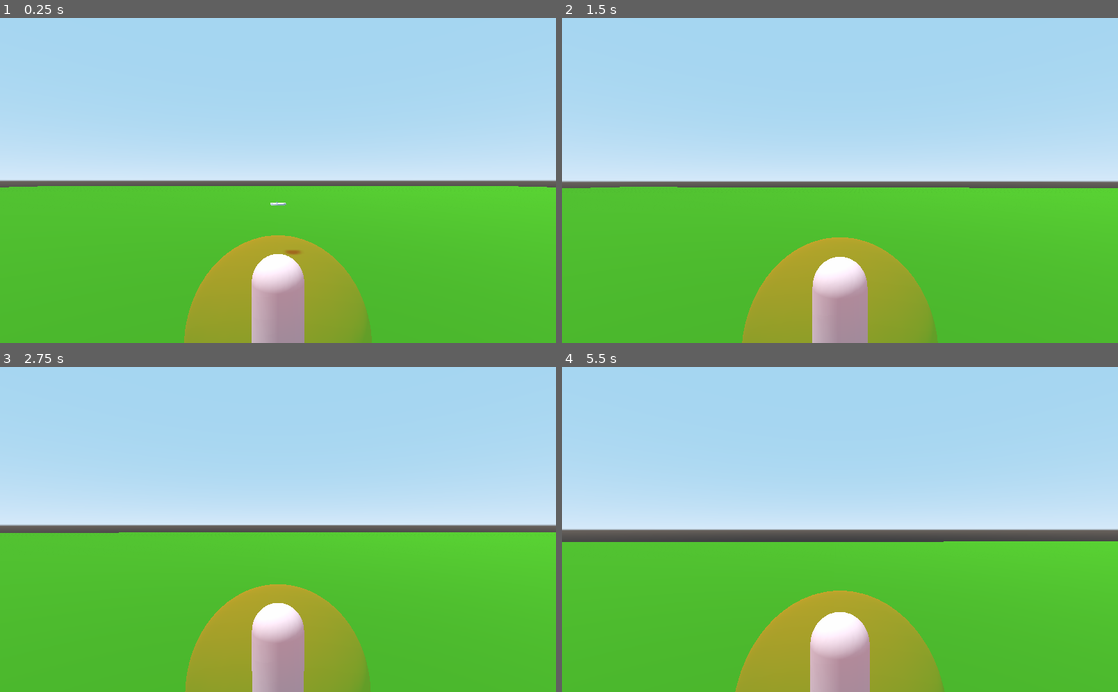
Above: before the commit, frames 1-4 (two rows, left to right).
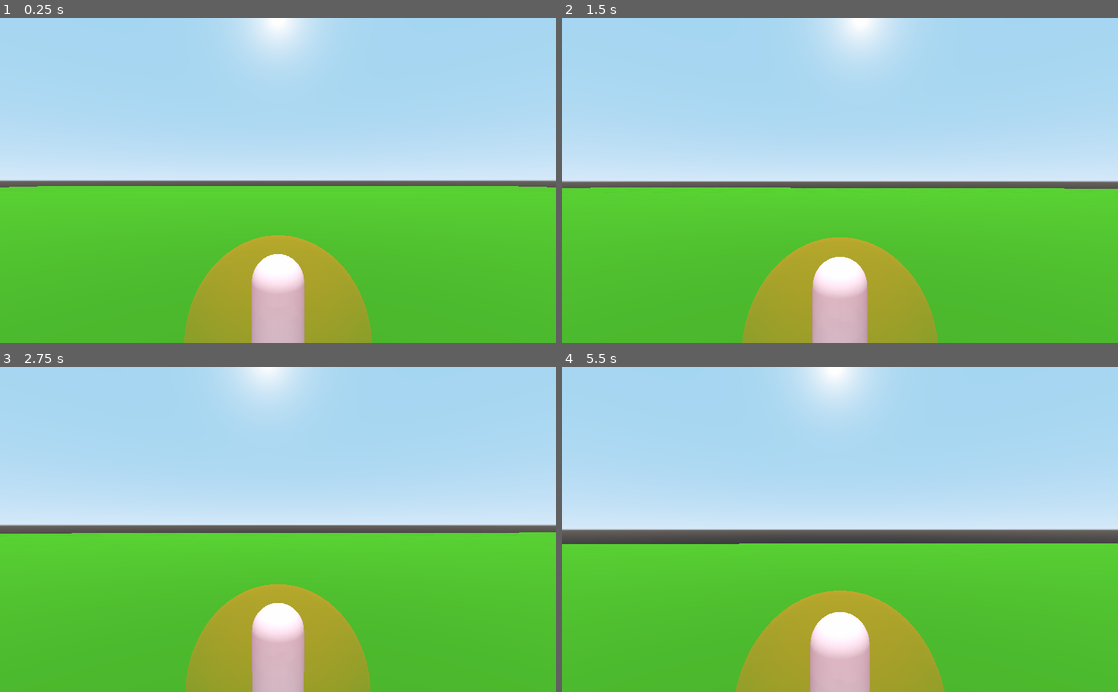
Above: after the commit, the same moments.

Repository: TheZoq2/the-frisbee-in-the-middle
Game: Godot game, scene res://scenes/frisbee_test.tscn
Two runs of this game, one before a commit and one after it. Both use one fixed random seed, a clock stepped at 60 frames per second and the inputs below.
Inputs (mouse positions are in pixels of both pictures, inside the frame that each line leads up to):
- Up to frame 1 (0.25 s): no input
- Up to frame 2 (1.5 s): move the mouse to (867, 180) at 0.52 s; hold Shift (L_Shift) 0.53-1.28 s; hold W (Move_Forward) from 0.53 s (still down); tap Space (Jump) at 0.77 s; tap Enter at 1.25 s; move the mouse to (812, 180) at 1.27 s; tap Mouse wheel down (Scroll_Down) at 1.35 s
- Up to frame 3 (2.75 s): keep holding W (Move_Forward); tap Space (Jump) at 1.52, 2 s; move the mouse to (289, 523) at 2.02 s; hold Mouse wheel up (Scroll_Up) from 2.03 s (still down)
- Up to frame 4 (5.5 s): keep holding W (Move_Forward); tap Enter at 2.75 s; move the mouse to (834, 536) at 2.77 s; release Mouse wheel up (Scroll_Up) at 2.78 s; tap Shift (L_Shift) at 2.85 s; tap Space (Jump) at 3.02, 3.77, 4.52, 5 s; move the mouse to (878, 532) at 3.52 s; hold Mouse wheel down (Scroll_Down) 3.53-4.28 s; move the mouse to (795, 526) at 4.27 s; tap Mouse wheel up (Scroll_Up) at 4.35 s; move the mouse to (845, 529) at 5.02 s; hold Shift (L_Shift) from 5.03 s (still down)

The runs differ from the first frame. In frame 1, 3.5% of the frame differs, in the area x 42-67%, y 0-100%; in frame 2, 3.5%; in frame 3, 3.3%; in frame 4, 3.6%, in the area x 0-100%, y 0-100%.

Commit message:
Add parkgoers

Diff:
--- a/scenes/catcher.gd
+++ b/scenes/catcher.gd
@@ -4,16 +4,16 @@
 signal frisbee_caught
 
 func _process(_delta):
-    var closest_frisbee: Frisbee = null
-    var closest_distance: float;
-    for body in get_overlapping_bodies():
-        if body is Frisbee:
-            var distance: float = self.global_transform.origin.distance_to(
-                body.global_transform.origin)
-            if closest_frisbee == null or distance < closest_distance:
-                closest_frisbee = body
-                closest_distance = distance
-    if closest_frisbee != null:
-        if Input.is_action_pressed("catch"):
-            closest_frisbee.queue_free()
-            emit_signal("frisbee_caught")
+	var closest_frisbee: Frisbee = null
+	var closest_distance: float;
+	for body in get_overlapping_bodies():
+		if body is Frisbee:
+			var distance: float = self.global_transform.origin.distance_to(
+				body.global_transform.origin)
+			if closest_frisbee == null or distance < closest_distance:
+				closest_frisbee = body
+				closest_distance = distance
+	if closest_frisbee != null:
+		if Input.is_action_pressed("catch"):
+			closest_frisbee.queue_free()
+			emit_signal("frisbee_caught")
--- a/scenes/frisbee.gd
+++ b/scenes/frisbee.gd
@@ -10,10 +10,10 @@
 
 # Called when the node enters the scene tree for the first time.
 func _ready():
-    self.apply_central_impulse(Vector3(3, 0, 0))
-    self.add_torque(Vector3(0, 100, 0))
+	self.apply_central_impulse(Vector3(3, 0, 0))
+	self.add_torque(Vector3(0, 100, 0))
 
 
 # Called every frame. 'delta' is the elapsed time since the previous frame.
 func _process(delta):
-    self.apply_central_impulse(Vector3(0, gravity_compensation * delta, 0))
+	self.apply_central_impulse(Vector3(0, gravity_compensation * delta, 0))
--- a/scenes/frisbee_test.tscn
+++ b/scenes/frisbee_test.tscn
@@ -1,7 +1,8 @@
-[gd_scene load_steps=6 format=2]
+[gd_scene load_steps=7 format=2]
 
 [ext_resource path="res://scenes/frisbee.tscn" type="PackedScene" id=1]
 [ext_resource path="res://scenes/player/Player.tscn" type="PackedScene" id=2]
+[ext_resource path="res://scenes/parkgoer.tscn" type="PackedScene" id=3]
 
 [sub_resource type="BoxShape" id=1]
 
@@ -13,6 +14,7 @@
 [node name="Spatial" type="Spatial"]
 
 [node name="ground" type="StaticBody" parent="."]
+collision_layer = 3
 
 [node name="CollisionShape" type="CollisionShape" parent="ground"]
 transform = Transform( 100, 0, 0, 0, 0.1, 0, 0, 0, 100, 0, 0, 0 )
@@ -23,11 +25,13 @@
 material = SubResource( 3 )
 
 [node name="Spatial" parent="." instance=ExtResource( 1 )]
-transform = Transform( 1, 0, 0, 0, 1, 0, 0, 0, 1, 0.00848186, 1.75805, -0.00535083 )
+transform = Transform( 1, 0, 0, 0, 1, 0, 0, 0, 1, 0.00848186, 1.75805, 3.12633 )
 
 [node name="DirectionalLight" type="DirectionalLight" parent="."]
 transform = Transform( 1, 0, 0, 0, 0.299524, 0.954089, 0, -0.954089, 0.299524, 0, 82, 66 )
 shadow_enabled = true
 
+[node name="parkgoer" parent="." instance=ExtResource( 3 )]
+transform = Transform( 1, 0, 0, 0, 1, 0, 0, 0, 1, 2.04167, 0, 1.87342 )
+
 [node name="Player" parent="." instance=ExtResource( 2 )]
-transform = Transform( -4.37114e-08, 0, 1, 0, 1, 0, -1, 0, -4.37114e-08, 6, 0.9, 0 )
--- /dev/null
+++ b/scenes/parkgoer.gd
@@ -0,0 +1,34 @@
+extends KinematicBody
+
+
+# Declare member variables here. Examples:
+# var a = 2
+# var b = "text"
+
+var since_direction_change = 0;
+var rng = RandomNumberGenerator.new()
+var direction = Vector3(0, 0, 0);
+
+
+# Called when the node enters the scene tree for the first time.
+func _ready():
+	self.new_velocity()
+
+func new_velocity():
+	since_direction_change = 0
+
+	var move_angle = rng.randf() * 2*PI;
+
+	self.direction = Vector3(cos(move_angle), 0, sin(move_angle))
+
+
+# Called every frame. 'delta' is the elapsed time since the previous frame.
+func _process(delta):
+	since_direction_change += delta
+
+	if since_direction_change > randf() * 5 + 5:
+		self.new_velocity()
+
+
+	if self.move_and_collide(Vector3(self.direction * delta)):
+		pass
--- /dev/null
+++ b/scenes/parkgoer.tscn
@@ -0,0 +1,22 @@
+[gd_scene load_steps=4 format=2]
+
+[ext_resource path="res://scenes/parkgoer.gd" type="Script" id=1]
+
+[sub_resource type="CapsuleShape" id=1]
+radius = 0.504259
+height = 1.17322
+
+[sub_resource type="CapsuleMesh" id=2]
+
+[node name="parkgoer" type="KinematicBody"]
+collision_layer = 2
+collision_mask = 2
+script = ExtResource( 1 )
+
+[node name="CollisionShape" type="CollisionShape" parent="."]
+transform = Transform( 1, 0, 0, 0, -4.37114e-08, 1, 0, -1, -4.37114e-08, 0, 1.13263, 0 )
+shape = SubResource( 1 )
+
+[node name="CSGMesh" type="CSGMesh" parent="CollisionShape"]
+transform = Transform( 0.503113, 0, 0, 0, 0.503113, -1.0877e-08, 0, -1.0877e-08, 0.75195, 0, 0, 0 )
+mesh = SubResource( 2 )
Not shown, changed: .gitignore
